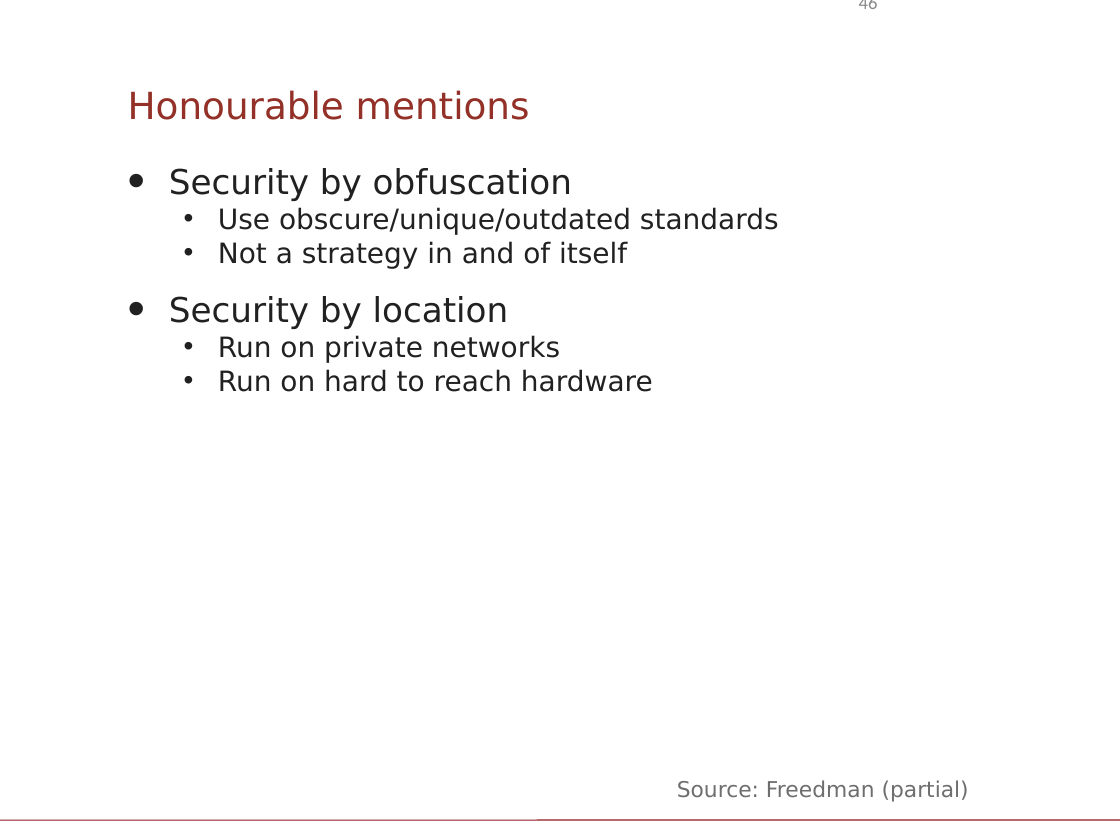
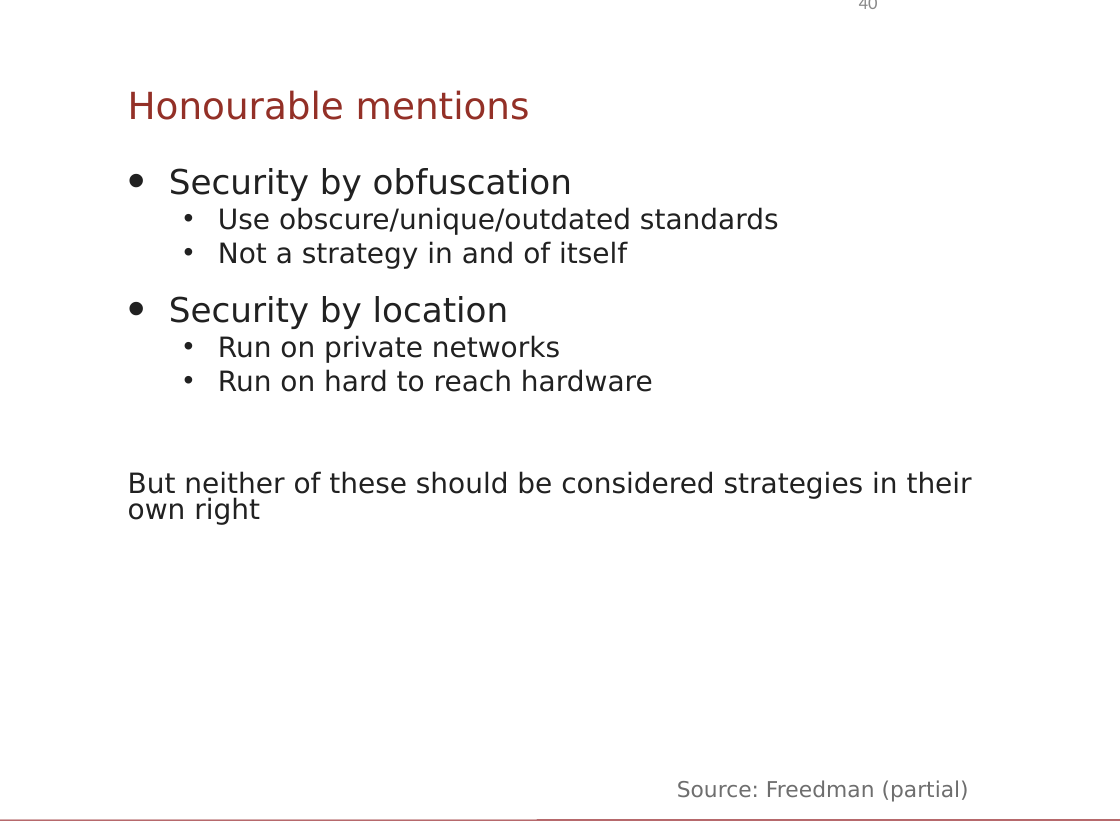
Before and after one commit to diku-compSys/compSys-e2021-pub, a slide deck: slide 40 of lectures/211124_security/slides.odp (slide 46 before the commit). Drawn at 1120x840 pixels with LibreOffice and Linux fonts; fonts in the diff are those of the drawing; background and template pictures are left out. Boxes give left, top, right and bottom in pixels: in the first picture for what was removed or moved away, otherwise in the second. Text is boxed around its words. In the diff, an @@ line names an element or a change of style, - is before the commit and + after.

```diff
--- a/lectures/211124_security/slides.odp
+++ b/lectures/211124_security/slides.odp
@@ page number at <box>859,0,878,9</box>: text changed @@
-46
+40
@@ text at <box>128,471,972,525</box>: paragraph added @@
+But neither of these should be considered strategies in their own right
```
Also in this commit, not shown: 13 other slides changed, 3 slides added, 8 slides removed, 1 other file.
